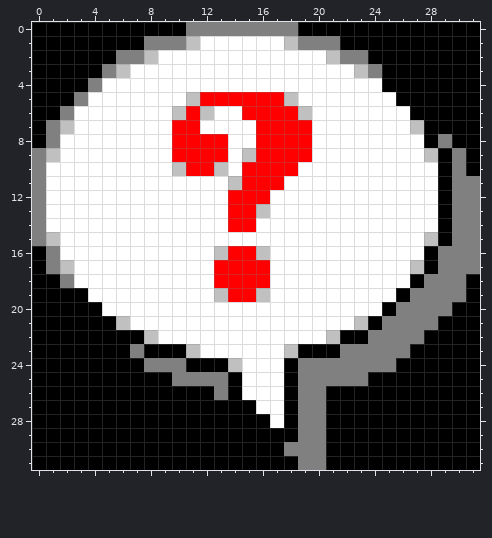
Pixel-art sprite -- trunk/Software/meta/SDRHelp.png. The picture above was drawn from the file before the commit.
The file is 32x32 pixels.
The same view after the edit:
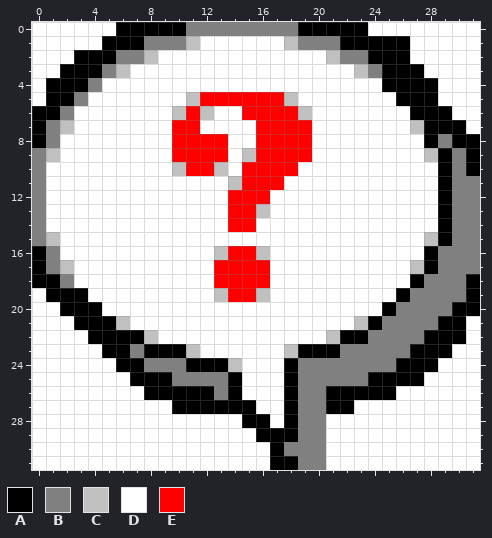
Palette (. is transparent): A #000000  B #808080  C #c0c0c0  D #ffffff  E #ff0000
Diff:
The author changed colour A to colour D in row 0 at x 0 to 5 and 24 to 31; in row 1 at x 0 to 4 and 27 to 31; in row 2 at x 0 to 2 and 27 to 31; in row 3 at x 0 to 1 and 28 to 31; in rows 4 to 5 at x 0 and 29 to 31; in row 6 at x 30 to 31.
The author changed colour A to colour D in row 7 at x 31; in row 19 at x 0; in row 20 at x 0 to 1; in row 21 at x 0 to 2 and 31; in row 22 at x 0 to 3 and 31; in row 23 at x 0 to 4 and 30 to 31.
The author changed colour A to colour D in row 24 at x 0 to 5 and 29 to 31; in row 25 at x 0 to 6 and 28 to 31; in row 26 at x 0 to 7 and 26 to 31; in row 27 at x 0 to 9 and 23 to 31; in row 28 at x 0 to 14 and 21 to 31; in row 29 at x 0 to 15 and 21 to 31.
The author changed colour A to colour D in rows 30 to 31 at x 0 to 16 and 21 to 31.
Changed places in both pictures, as pixel boxes (x1, y1, x2, y2):
changed: (32, 22, 116, 106)
changed: (368, 22, 480, 134)
changed: (32, 288, 270, 470)
changed: (326, 316, 480, 470)
